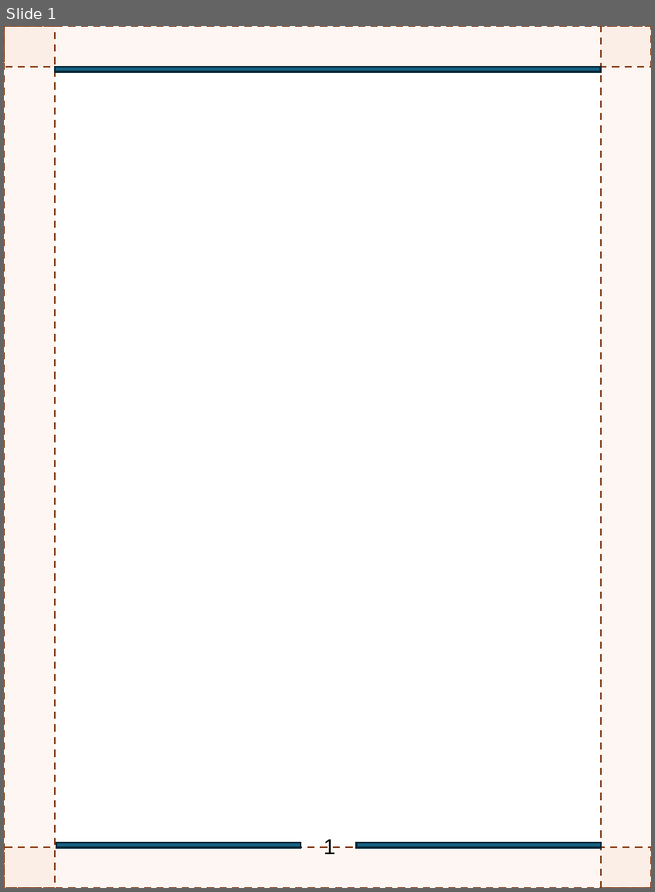
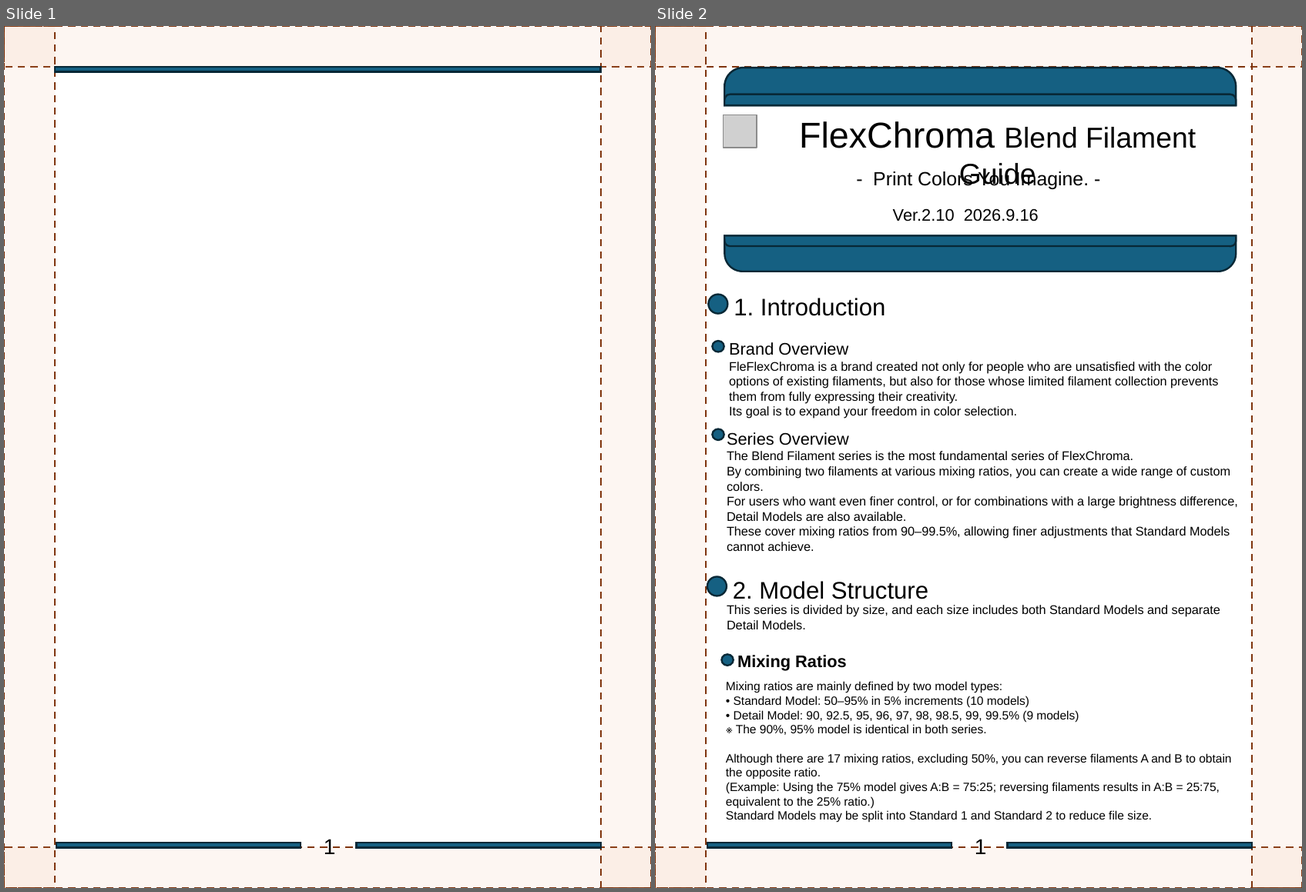
Before and after one commit to FlexChromaHQ/FlexChroma, a slide deck: Documents/Original/FlexChroma_Blend_Filament_EN.pptx. Shown side by side, each under a label of ours: slide 1 before the commit, slides 1 and 2 after it. The pictures are 655x892 and 1306x892 pixels, drawn with LibreOffice and Linux fonts; fonts in the diff are those of the drawing; grey boxes stand for pictures. Boxes give left, top, right and bottom in pixels: in the first picture for what was removed or moved away, otherwise in the second. Text is boxed around its words. In the diff, an @@ line names an element or a change of style, - is before the commit and + after.

Commit message:
Update Blend fialment guide En

```diff
--- a/Documents/Original/FlexChroma_Blend_Filament_EN.pptx
+++ b/Documents/Original/FlexChroma_Blend_Filament_EN.pptx
@@ slide 2 added at (x1=655, y1=26, x2=1302, y2=888), background #FFFFFF @@
@@ rectangle added at (x1=656, y1=26, x2=1302, y2=888), fill #FFFFFF @@
@@ group added at (x1=655, y1=26, x2=1302, y2=888): 4 rectangles @@
@@ round same rect added at (x1=725, y1=68, x2=1236, y2=105), fill #156082, outline #082836 1.59 pt @@
@@ round same rect added at (x1=725, y1=94, x2=1236, y2=105), fill #156082, outline #082836 1.59 pt @@
@@ picture added at (x1=723, y1=115, x2=757, y2=148) @@
@@ text added at (x1=799, y1=121, x2=1196, y2=186), 24 pt, text #000000 @@
+FlexChroma Blend Filament Guide
@@ text added at (x1=873, y1=170, x2=1089, y2=189), 16 pt, text #000000 @@
+- Print Colors You Imagine. -
@@ text added at (x1=893, y1=208, x2=1038, y2=222), 14 pt, text #000000 @@
+Ver.2.10 2026.9.16
@@ round same rect added at (x1=725, y1=235, x2=1236, y2=271), fill #156082, outline #082836 1.5 pt @@
@@ round same rect added at (x1=725, y1=235, x2=1236, y2=246), fill #156082, outline #082836 1.5 pt @@
@@ ellipse added at (x1=708, y1=294, x2=727, y2=313), fill #156082, outline #082836 1.5 pt @@
@@ text added at (x1=734, y1=298, x2=886, y2=316), 20 pt, text #000000 @@
+1. Introduction
@@ ellipse added at (x1=712, y1=341, x2=724, y2=352), fill #156082, outline #082836 1.5 pt @@
@@ text added at (x1=729, y1=342, x2=1218, y2=419), 10.5 pt, text #000000 @@
+Brand Overview
+FleFlexChroma is a brand created not only for people who are unsatisfied with the color options of existing filaments, but also for those whose limited filament collection prevents them from fully expressing their creativity.
+Its goal is to expand your freedom in color selection.
@@ ellipse added at (x1=712, y1=429, x2=724, y2=440), fill #156082, outline #082836 1.5 pt @@
@@ text added at (x1=727, y1=433, x2=1237, y2=551), 10.5 pt, text #000000 @@
+Series Overview
+The Blend Filament series is the most fundamental series of FlexChroma.
+By combining two filaments at various mixing ratios, you can create a wide range of custom colors.
+For users who want even finer control, or for combinations with a large brightness difference, Detail Models are also available.
+These cover mixing ratios from 90‒99.5%, allowing finer adjustments that Standard Models cannot achieve.
@@ ellipse added at (x1=707, y1=577, x2=727, y2=596), fill #156082, outline #082836 1.5 pt @@
@@ text added at (x1=733, y1=581, x2=928, y2=600), 20 pt, text #000000 @@
+2. Model Structure
@@ text added at (x1=727, y1=605, x2=1220, y2=630), 10.5 pt, text #000000 @@
+This series is divided by size, and each size includes both Standard Models and separate Detail Models.
@@ ellipse added at (x1=721, y1=654, x2=734, y2=666), fill #156082, outline #082836 1.5 pt @@
@@ text added at (x1=737, y1=655, x2=847, y2=671), 14 pt, text #000000, bold @@
+Mixing Ratios
@@ text added at (x1=726, y1=681, x2=1231, y2=823), 10 pt, text #000000 @@
+Mixing ratios are mainly defined by two model types:
+• Standard Model: 50‒95% in 5% increments (10 models)
+• Detail Model: 90, 92.5, 95, 96, 97, 98, 98.5, 99, 99.5% (9 models)
+※ The 90%, 95% model is identical in both series.
+Although there are 17 mixing ratios, excluding 50%, you can reverse filaments A and B to obtain the opposite ratio.
+(Example: Using the 75% model gives A:B = 75:25; reversing filaments results in A:B = 25:75, equivalent to the 25% ratio.)
+Standard Models may be split into Standard 1 and Standard 2 to reduce file size.
@@ rectangle added at (x1=707, y1=843, x2=951, y2=848), fill #156082, outline #082836 1.5 pt @@
@@ text added at (x1=975, y1=839, x2=987, y2=855), 18 pt, text #000000 @@
+1
@@ rectangle added at (x1=1007, y1=843, x2=1251, y2=848), fill #156082, outline #082836 1.5 pt @@
```
Also in this commit, not shown: 5 slides changed, 6 other slides added, 7 slides removed, 3 other files.
